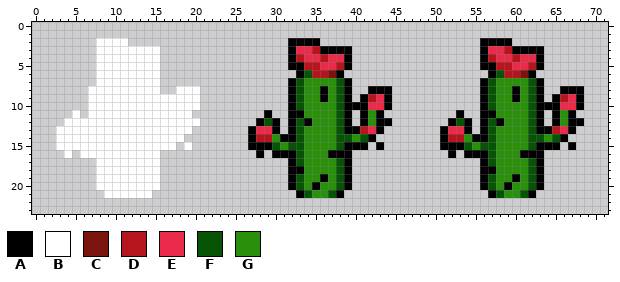
A sprite sheet gets an edit: sprites/areas/Coast/Props/sprBloomingCactusHurt.png. This is how it looked before the edit.
The file is 72x24 pixels.
Palette (. is transparent): A #000000  B #ffffff  C #7b160e  D #b6151d  E #ea2c4a  F #075406  G #2a900c
Pixels before, first column x 3:
 2 .....BBBB....................AAAA....................AAAA.........
 3 .....BBBBBBBB................AEEDAAAA................AEEDAAAA.....
 4 .....BBBBBBBB................ADEEDEEA................ADEEDEEA.....
 5 .....BBBBBBBB................AADDEEDA................AADDEEDA.....
 6 .....BBBBBBBB.................AFDDCA..................AFDDCA......
 7 .....BBBBBBBB................AFGGGGFA................AFGGGGFA.....
 8 ....BBBBBBBBB..BBB...........AFGGAGFA..AAA...........AFGGAGFA..AAA
 9 ....BBBBBBBBBBBBBB...........AFGGAGFA.ADEA...........AFGGAGFA.ADEA
10 ....BBBBBBBBBBBBBB...........AFGGGGFAAAEEA...........AFGGGGFAAAEEA
11 ..B.BBBBBBBBBBBBB.........A..AAGGGGFA.AGA.........A..AAGGGGFA.AGA.
12 .BBBBBBBBBBBBBBBBB.......AFA.AFAGGGFA.AGAA.......AFA.AFAGGGFA.AGAA
13 BBBBBBBBBBBBBBBBB.......AEEA.AFGGGGFAADEA.......AEEA.AFGGGGFAADEA.
14 BBBBBBBBBBBBBBBB........ADDGAAFGGGGFFGFA........ADDGAAFGGGGFFGFA..
15 BBBBBBBBBBBBBBB.B.......AAAFGFFGGGGFAAA.A.......AAAFGFFGGGGFAAA.A.
16 .B.BBBBBBBBBB............A.AAAFGGGAAA............A.AAAFGGGAAA.....
17 .....BBBBBBBB................AFGGGGFA................AFGGGGFA.....
18 .....BBBBBBBB................AAGGGGFA................AAGGGGFA.....
19 .....BBBBBBBB................AFGGAGFA................AFGGAGFA.....
20 .....BBBBBBBB................AFGAGGFA................AFGAGGFA.....
21 ......BBBBBB..................AFGGFA..................AFGGFA......
Once edited:
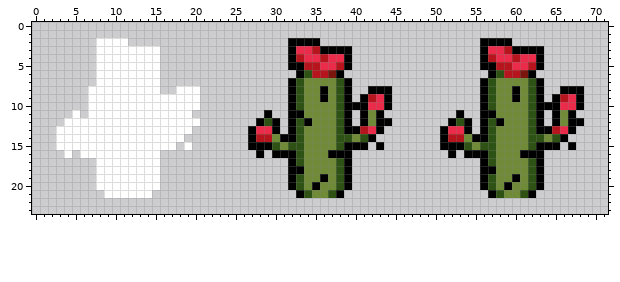
The exact change:
colour F: #075406 -> #2d5214
colour G: #2a900c -> #708b37
